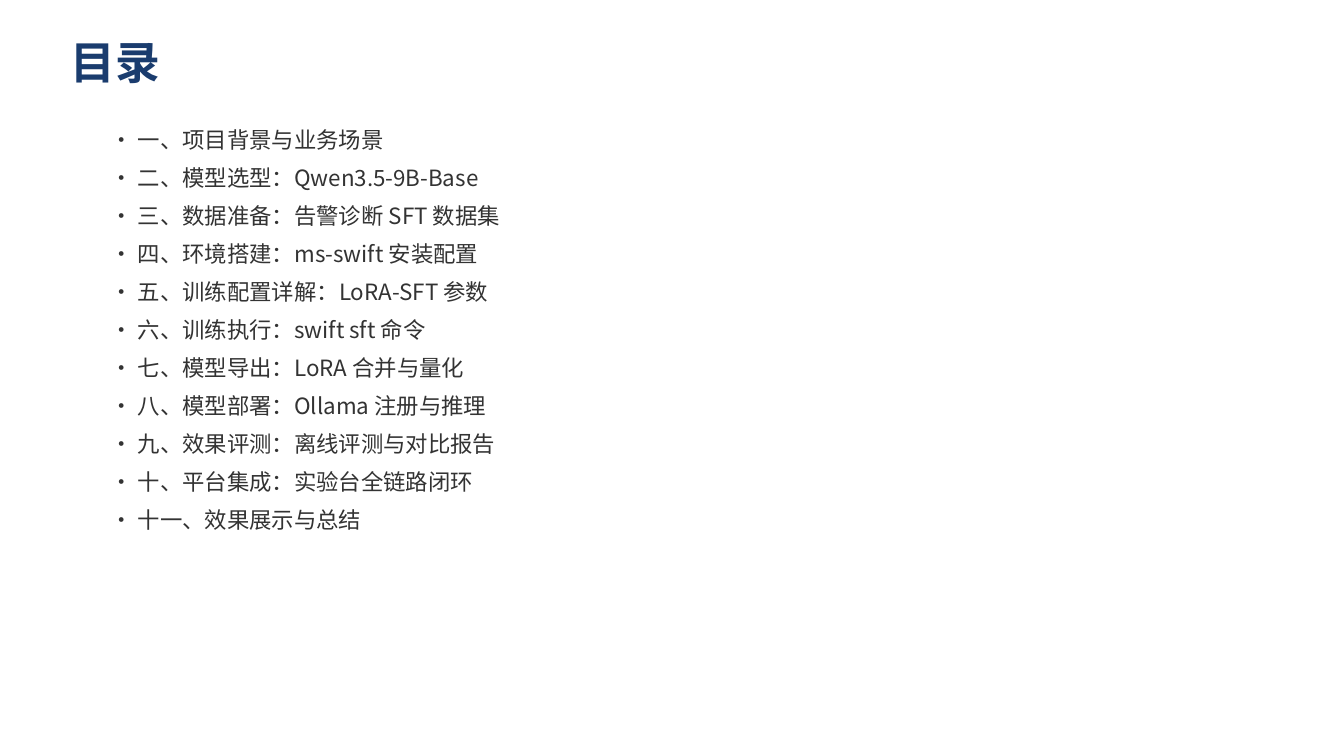
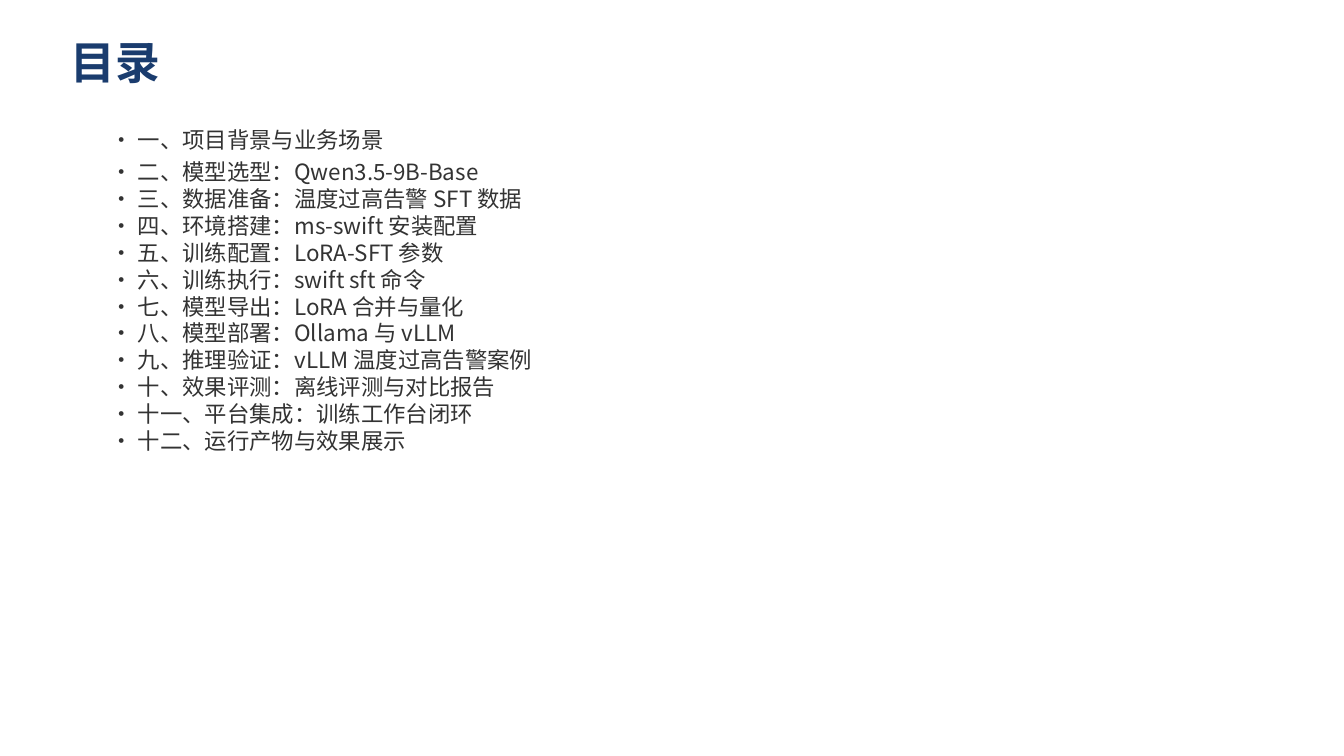
Before and after one commit to langdexuming/cccApp, a slide deck: slide 2 of resources/Qwen3.5-9B-Base动环告警诊断训练介绍.pptx. Drawn at 1344x756 pixels with LibreOffice and Linux fonts; fonts in the diff are those of the drawing. Boxes give left, top, right and bottom in pixels: in the first picture for what was removed or moved away, otherwise in the second. Text is boxed around its words. In the diff, an @@ line names an element or a change of style, - is before the commit and + after.

```diff
--- a/resources/Qwen3.5-9B-Base动环告警诊断训练介绍.pptx
+++ b/resources/Qwen3.5-9B-Base动环告警诊断训练介绍.pptx
@@ text at [138,161,478,317]: less space between paragraphs @@
@@ text at [138,188,523,209]: text changed @@
-• 三、数据准备：告警诊断 SFT 数据集
+• 三、数据准备：温度过高告警 SFT 数据
@@ text at [138,242,444,263]: text changed @@
-• 五、训练配置详解：LoRA-SFT 参数
+• 五、训练配置：LoRA-SFT 参数
@@ text at [138,322,532,451]: text changed @@
-• 八、模型部署：Ollama 注册与推理
-• 九、效果评测：离线评测与对比报告
-• 十、平台集成：实验台全链路闭环
-• 十一、效果展示与总结
+• 八、模型部署：Ollama 与 vLLM
+• 九、推理验证：vLLM 温度过高告警案例
+• 十、效果评测：离线评测与对比报告
+• 十一、平台集成：训练工作台闭环
+• 十二、运行产物与效果展示
```
Also in this commit, not shown: 11 other slides changed, 5 slides added, 5 slides removed, 19 other files.
